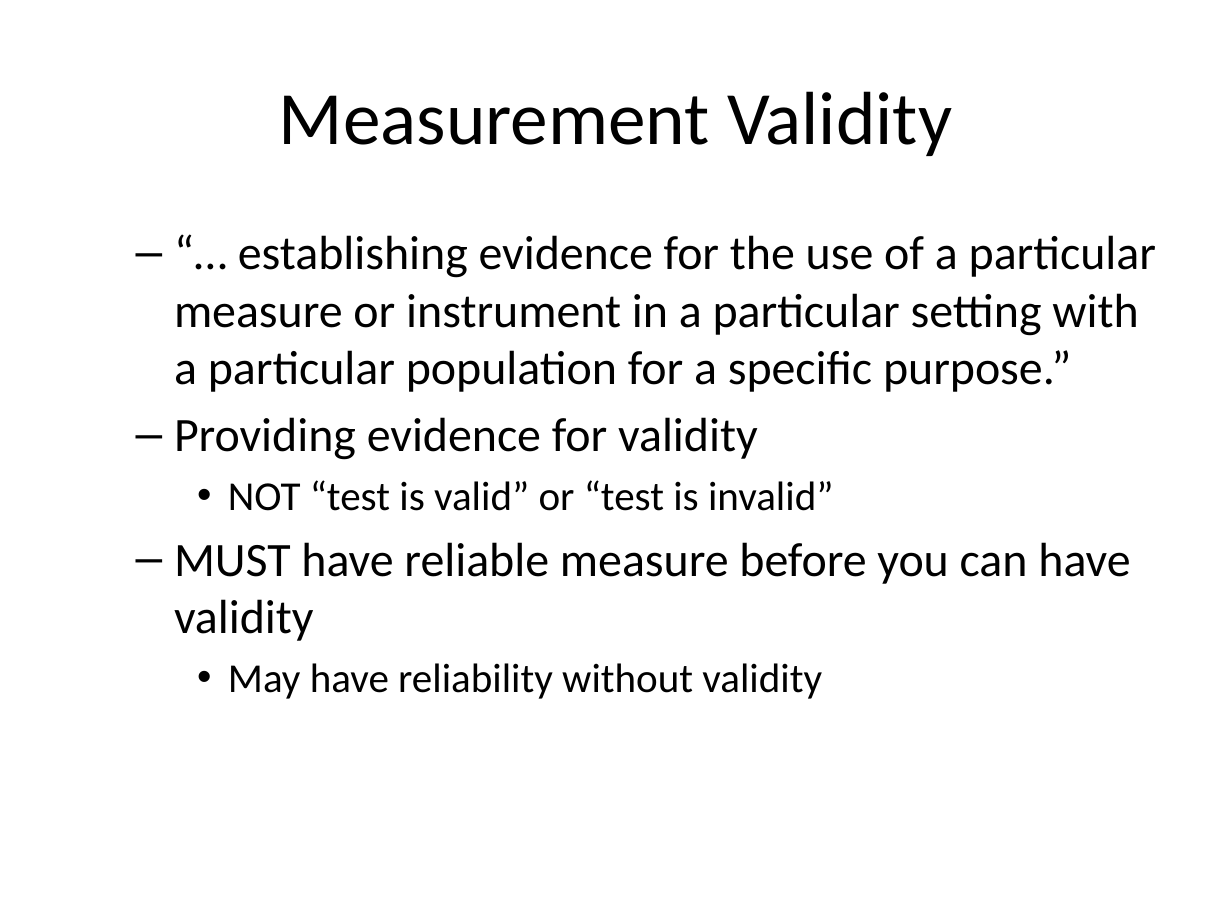
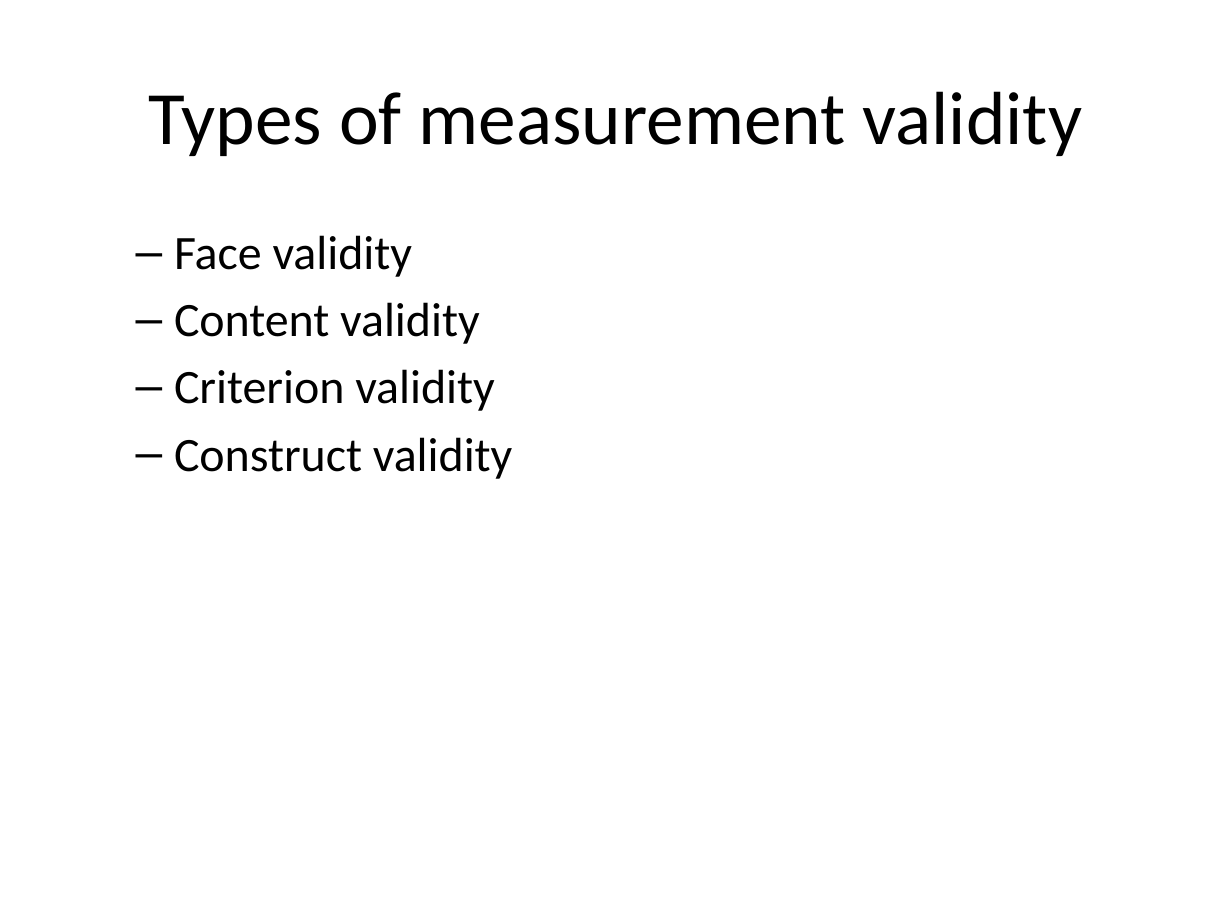
Before and after one commit to classes-medb/5510, a slide deck: slide 21 of doc/video-09-validity.pptx (slide 32 before the commit). Drawn at 1232x924 pixels with LibreOffice and Linux fonts; fonts in the diff are those of the drawing. Boxes give left, top, right and bottom in pixels: in the first picture for what was removed or moved away, otherwise in the second. Text is boxed around its words. In the diff, an @@ line names an element or a change of style, - is before the commit and + after.

```diff
--- a/doc/video-09-validity.pptx
+++ b/doc/video-09-validity.pptx
@@ title at box(148, 91, 1082, 156): text changed @@
-Measurement Validity
+Types of measurement validity
@@ text at box(174, 235, 513, 479): text changed @@
-  – “… establishing evidence for the use of a particular measure or instrument in a particular setting with a particular population for a specific purpose.”
-  – Providing evidence for validity
-    • NOT “test is valid” or “test is invalid”
-  – MUST have reliable measure before you can have validity
-    • May have reliability without validity
+  – Face validity
+  – Content validity
+  – Criterion validity
+  – Construct validity
```
Also in this commit, not shown: 13 other slides changed, 14 slides added, 42 slides removed, 7 other files.
